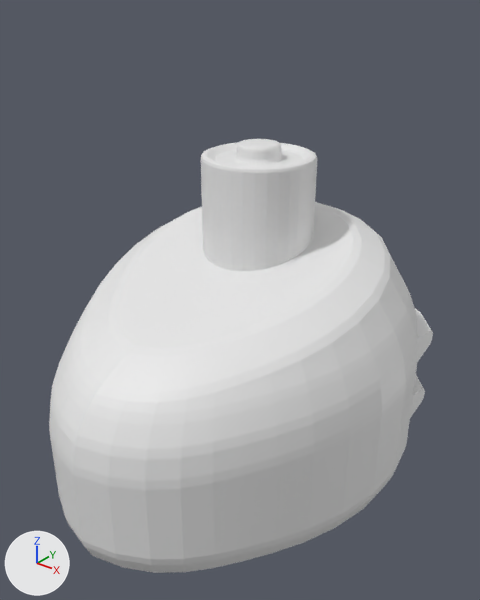
Renders of the Blender file models/battery_boss.blend from each side of a commit.
One viewpoint serves both versions: a camera (50 mm lens) standing at (0.725, -0.862, 0.669) and looking at (0.014, 0.027, 0.118). Every picture has the same lights, and +X, +Y and +Z are marked at lower left.

In view in the first picture: 'Base', 'Battery', 'Charger'.
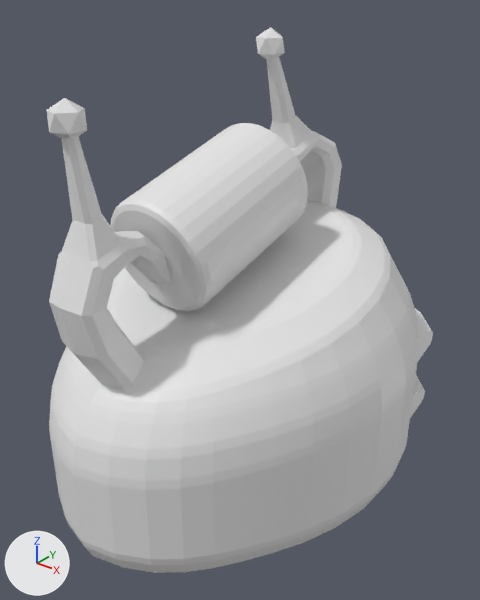
Pixel boxes [x1, y1, x2, y2] of what changed, in the pictures (480 x 600 px):
'Base', reshaped (47% taller)
    before: [49, 202, 417, 573]
    after: [47, 27, 417, 573]
'Battery', mesh turned, moved
    before: [201, 139, 317, 271]
    after: [110, 123, 308, 311]
part 1 of me_cylinder, added
    after: [47, 98, 87, 139]
part 2 of me_cylinder, added
    after: [256, 27, 285, 61]
part 3 of me_cylinder, built on
    before: [315, 202, 357, 218]
    after: [267, 57, 357, 218]
part 4 of me_cylinder, built on
    before: [73, 325, 171, 403]
    after: [49, 137, 171, 403]

The edits, one by one:
me_cylinder is used by ob_base; location (0.0, 0.0, 0.0).
me_cylinder had 448 vertices, 418 faces and spanned x -0.328..0.328, y -0.379..0.4, z -0.245..0.258.
me_cylinder now has 680 vertices, 634 faces and spans x -0.328..0.328, y -0.379..0.4, z -0.245..0.593.
me_cylinder part 1: a new loose piece, an icosphere of 20 faces spanning x -0.025..0.025, y -0.339..-0.291, z 0.474..0.531.
me_cylinder part 2: a new loose piece, an icosphere of 20 faces spanning x -0.025..0.025, y 0.104..0.152, z 0.536..0.593.
Part 3, on me_cylinder:
4 vertices are removed from x -0.061..0.061, y 0.255..0.297, z 0.239..0.256.
12 faces are deleted.
98 vertices are added at x -0.071..0.071, y 0.109..0.314, z 0.232..0.565.
90 new faces join them.
Part 4, on me_cylinder:
4 vertices are removed from x -0.052..0.052, y -0.291..-0.239, z 0.094..0.126.
12 faces are deleted.
112 vertices are added at x -0.061..0.061, y -0.363..-0.144, z 0.088..0.503.
6 new vertices lie (0.0, 0.044, -0.075) away from vertices in x -0.049..0.049, y -0.338..-0.286, z 0.169..0.201.
110 new faces join them.
me_cylinder_002 has 480 vertices, 450 faces and spans x -0.29..0.29, y -0.29..0.29, z -0.4..0.454.
me_cylinder_002 is used by ob_battery; location (0.0, 0.099, 0.236); scale (0.365, 0.365, 0.365).
me_cylinder_002 part 5: the whole mesh is turned -74 degrees about the x axis through its middle, then moved by (0.0, -0.065, 0.802).
Object 'Battery' (ob_battery) moves from (0.0, 0.099, 0.236) to (0.0, 0.0, 0.0).
